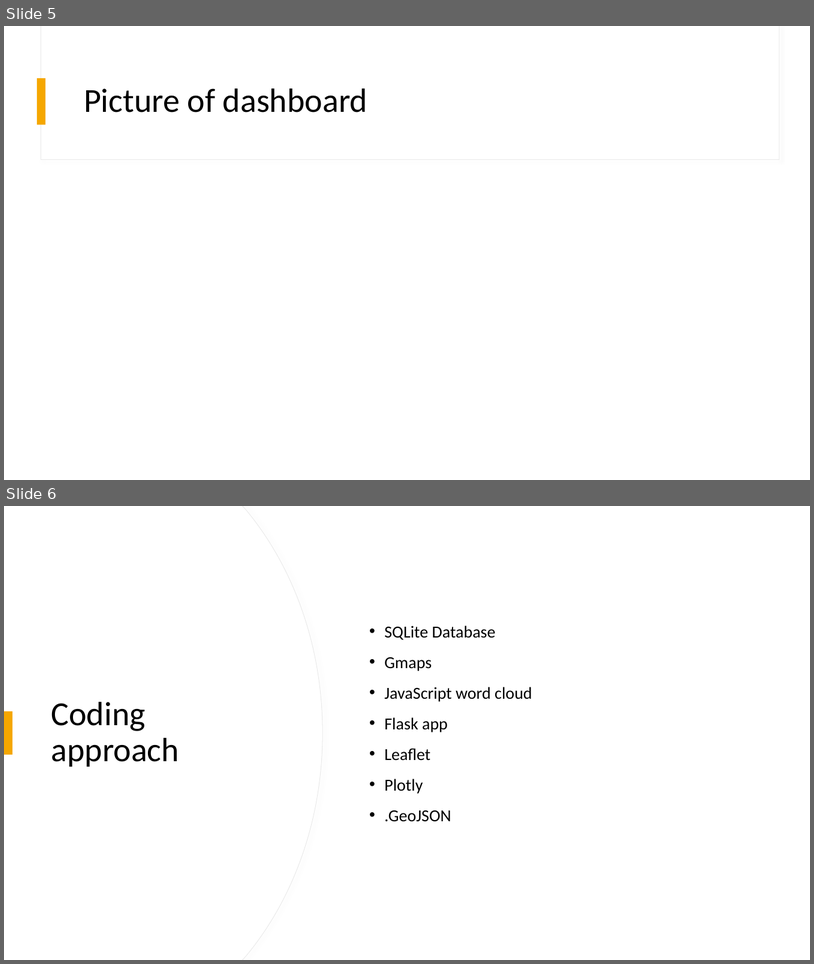
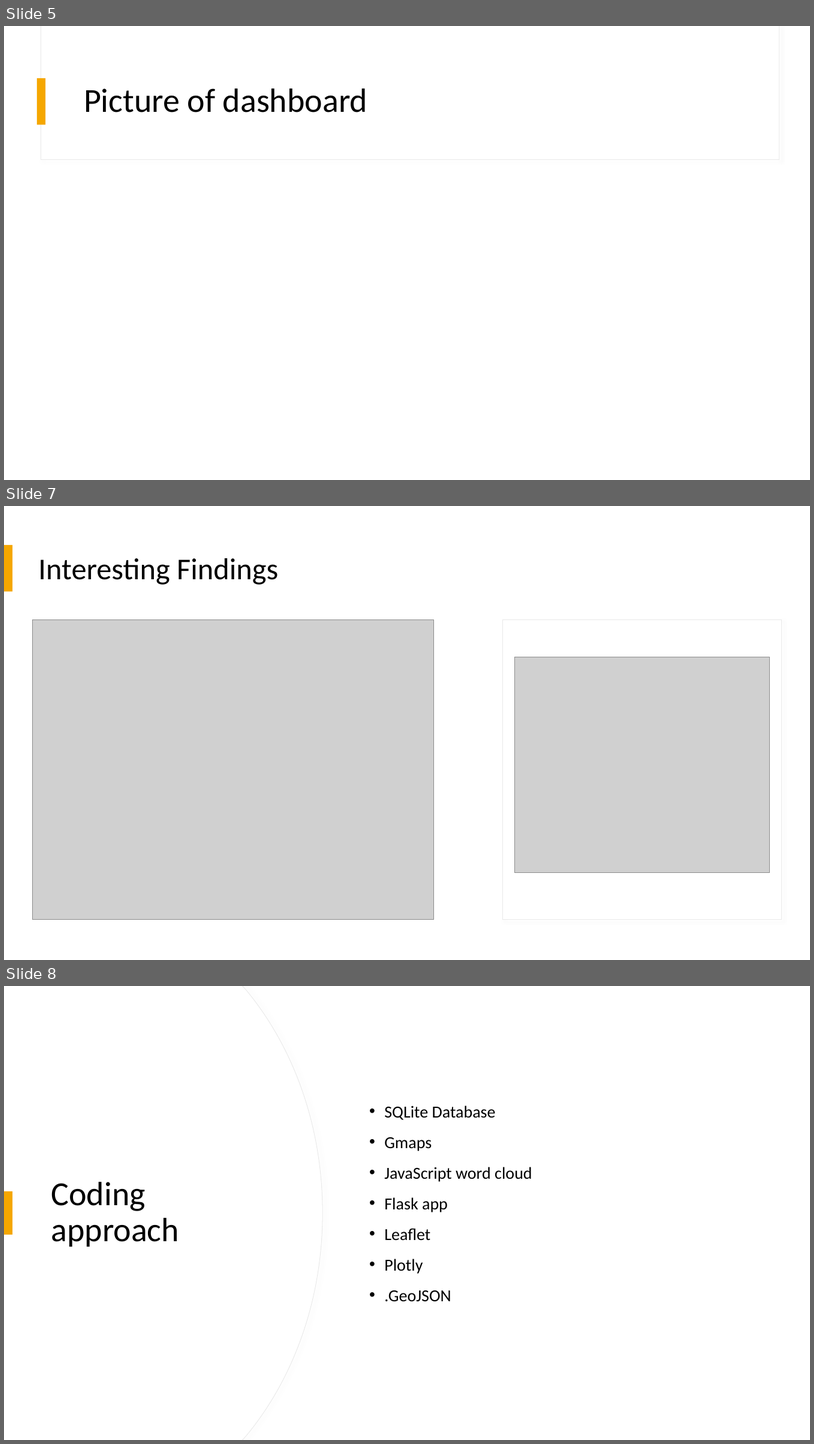
Before and after one commit to CecilyGriffin/CrimeVSCOVID-KC, a slide deck: ETL PROJECT POWERPOINT.pptx. Shown one above the other, each under a label of ours: slides 5 and 6 before the commit, slides 5, 7 and 8 after it; the slides between them are not shown. The pictures are 814x964 and 814x1444 pixels, drawn with LibreOffice and Linux fonts; fonts in the diff are those of the drawing; grey boxes stand for pictures. Boxes give left, top, right and bottom in pixels: in the first picture for what was removed or moved away, otherwise in the second. Text is boxed around its words. In the diff, an @@ line names an element or a change of style, - is before the commit and + after.

```diff
--- a/ETL PROJECT POWERPOINT.pptx
+++ b/ETL PROJECT POWERPOINT.pptx
@@ slide 7 added at box(4, 506, 810, 960), background #FFFFFF; not listed: 2 template elements that a slide beside it also shows @@
@@ rectangle added at box(4, 506, 810, 960), fill #FFFFFF @@
@@ rectangle added at box(4, 545, 12, 591), fill #F5A700 @@
@@ title added at box(38, 558, 278, 585), 36 pt, text #000000 @@
+Interesting Findings
@@ picture added at box(32, 620, 434, 919) @@
@@ rectangle added at box(503, 620, 782, 919), fill #FFFFFF, outline #E9E9E9 0.75 pt @@
@@ picture added at box(515, 657, 770, 873) @@
@@ what was slide 6 is now slide 8 @@
```
Also in this commit, not shown: 2 slides changed, 1 other slide added, 3 other files.
